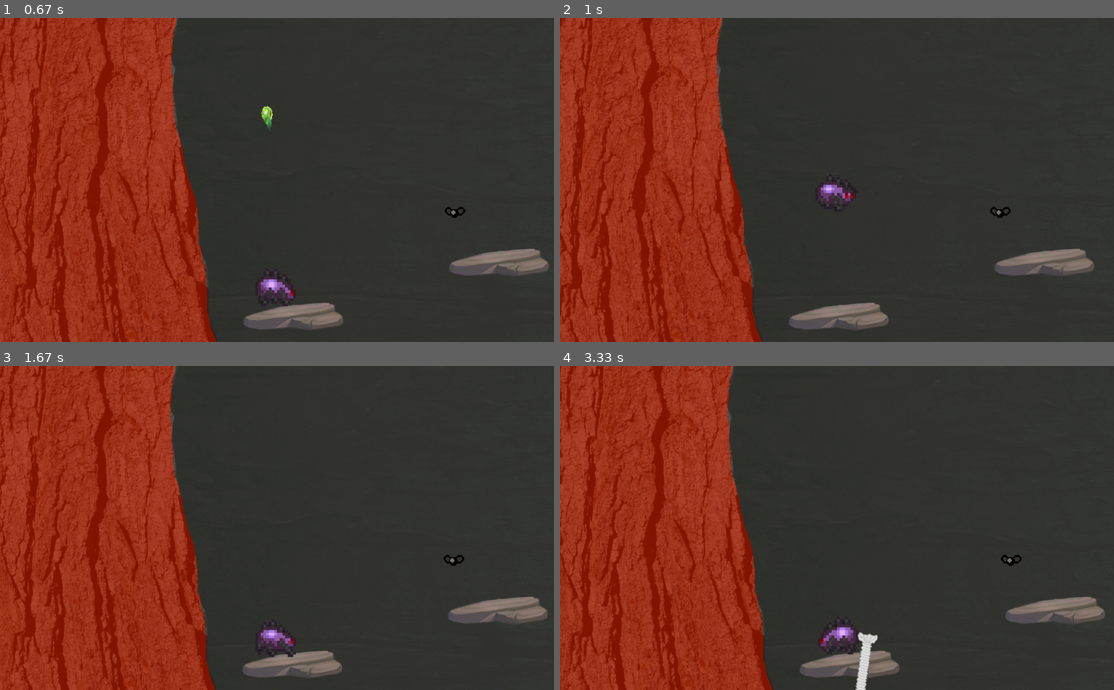
Above: before the commit, frames 1-4 (two rows, left to right).
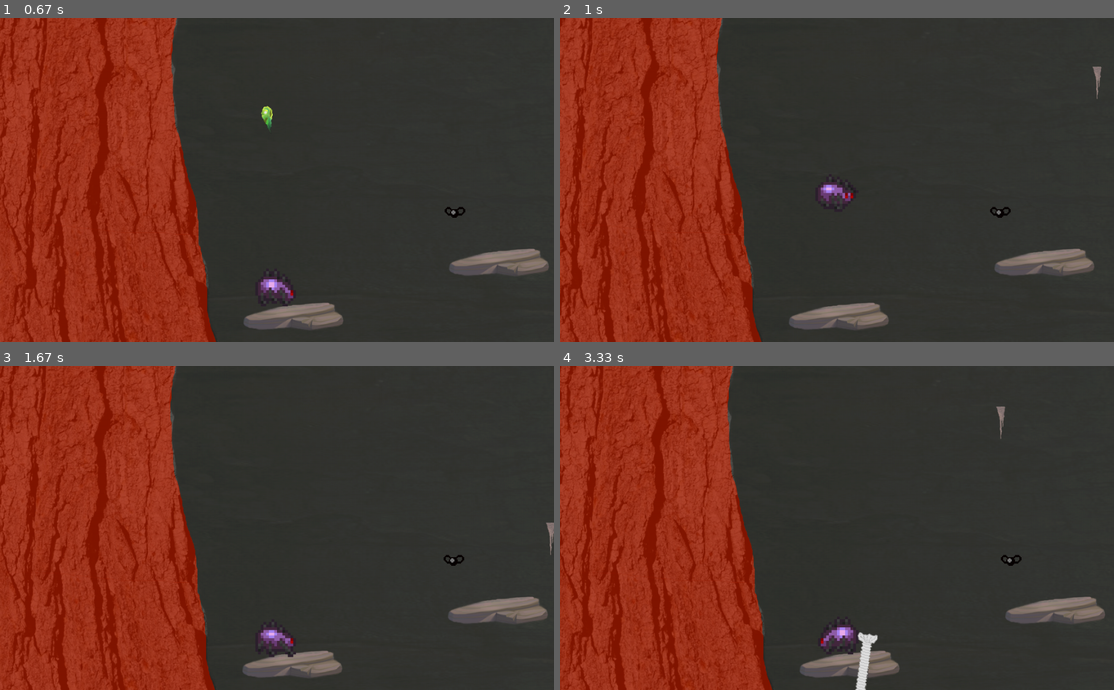
Above: after the commit, the same moments.

Repository: SwampWood/PyGame-shit
Game: pygame game, started from main.py
Same seed, same stepped clock (60 frames per second), same inputs: the game is played once before the commit and once after it.
Inputs (mouse positions are in pixels of both pictures, inside the frame that each line leads up to):
- Up to frame 1 (0.67 s): press the mouse at (254, 192) at 0.37 s; move the mouse to (354, 183) at 0.47 s; release the mouse at (454, 170) at 0.6 s
- Up to frame 2 (1 s): hold D from 0.67 s (still down); tap Space at 0.73 s
- Up to frame 3 (1.67 s): tap Space at 1.03, 1.23, 1.53 s; release D at 1.13 s; hold D 1.17-1.63 s
- Up to frame 4 (3.33 s): hold A 1.67-2.2 s; tap Space at 1.73, 2.03, 2.3, 2.6 s; hold A 2.23-2.63 s; tap E at 2.67 s; right-click (837, 566) at 3.05 s

Frame 1 is identical in both runs. In frame 2, less than 0.1% of the frame differs, in the area x 96-98%, y 14-26%; in frame 3, less than 0.1%; in frame 4, less than 0.1%, in the area x 78-81%, y 12-23%.

Commit message:
Сталактиты, и они падают с неба

Diff:
--- a/main.py
+++ b/main.py
@@ -14,7 +14,7 @@
 all_sprites = pygame.sprite.Group()
 all_enemies = pygame.sprite.Group()
 all_allies = pygame.sprite.Group()
-all_player = pygame.sprite.Group()
+all_projectiles = pygame.sprite.Group()
 all_platforms = pygame.sprite.Group()
 all_branches = pygame.sprite.Group()
 all_attacks = pygame.sprite.Group()
@@ -265,6 +265,29 @@
         self.mask = pygame.mask.from_surface(self.image)
         self.rect.x += self.x_velocity
         self.rect.y += self.y_velocity
+
+
+class Stalactite(pygame.sprite.Sprite):
+    stalactite = pygame.transform.scale(load_image('Stalactite.png'), (20, 60))
+    def __init__(self):
+        super().__init__(all_sprites)
+        self.add(all_projectiles)
+        self.damage = 50
+        self.image = Stalactite.stalactite
+        self.mask = pygame.mask.from_surface(self.image)
+        self.rect = self.image.get_rect()
+        self.rect = self.rect.move(random.randint(0, width), 0)
+        self.gravity = 5
+
+    def update(self, check):
+        self.rect = self.rect.move(0, self.gravity)
+        for i in all_enemies:
+            if pygame.sprite.collide_mask(self, i):
+                self.kill()
+        for attack in all_attacks:
+            if pygame.sprite.collide_mask(self, attack):
+                self.kill()
+                attack.kill()
 
 
 class Spider(pygame.sprite.Sprite):
@@ -396,6 +419,12 @@
                         enemy.kill()
                     else:
                         self.respawn()
+        if pygame.sprite.spritecollideany(self, all_projectiles) and not self.immunity_frames:
+            for i in all_projectiles:
+                if pygame.sprite.collide_mask(self, i):
+                    'self.health -= i.damage'
+                    self.respawn()
+                    i.kill()
         if pygame.sprite.spritecollideany(self, horizontal_borders) and self.rect.y < 5:
             self.y_velocity = abs(self.y_velocity) // 2
             self.going_up = False
@@ -560,6 +589,10 @@
                         player.health += 1
                     elif i.__class__.__name__ == 'Poison':
                         self.poison_damage = 40
+                for i in all_projectiles:
+                    if pygame.sprite.collide_mask(self, i):
+                        self.health -= i.damage
+                        self.immunity_frames = 60
 
         if self.health <= 0:
             if self.sound:
@@ -640,18 +673,17 @@
 
 class Fly(Enemy):
     enemy = load_image("Black_Fly.png")
+
     def __init__(self, x, y, sheet=None, count=1, health=1):
         sheet = Fly.enemy if not sheet else sheet
         super().__init__(x, y, sheet, count, health)
-    def update(self, check):
-        super().update(check)
 
 
 class BossFirstPhase(Enemy):
     enemy = load_image("Dragonfly.png")
     buzz = pygame.mixer.Sound(os.path.join('data', 'music', f'boss_walking.mp3'))
 
-    def __init__(self, x, y, pos_args, sheet=None, count=6, health=2000, sleep=50):
+    def __init__(self, x, y, pos_args, sheet=None, count=6, health=1000, sleep=50):
         sheet = Dragonfly.enemy if not sheet else sheet
         super().__init__(x, y, sheet, count, health)
         self.pos_args = pos_args  # список корежей с координатами и скоростями
@@ -699,7 +731,7 @@
     RockPlatform(1000, 500)
     RockPlatform(1000, 100)
     Fly(400, 350)
-    positons = [(1200, 475, 5), (1200, 75, 5), (1300, 300, 5), (1500, 475, 5), (1500, 75, 5)]
+    positons = [(1200, 475, 40), (1200, 75, 40), (1300, 300, 40), (1500, 475, 40), (1500, 75, 40)]
     BossFirstPhase(1300, 300, positons)
 
 
@@ -738,6 +770,8 @@
             Poison(event.pos)
         if keys[pygame.K_b] and event.type == pygame.KEYDOWN:
             camera.BossCamTurn()
+        if random.randint(1, 20) == 7:
+            Stalactite()
 
     screen.blit(background, (0, 0))
 
